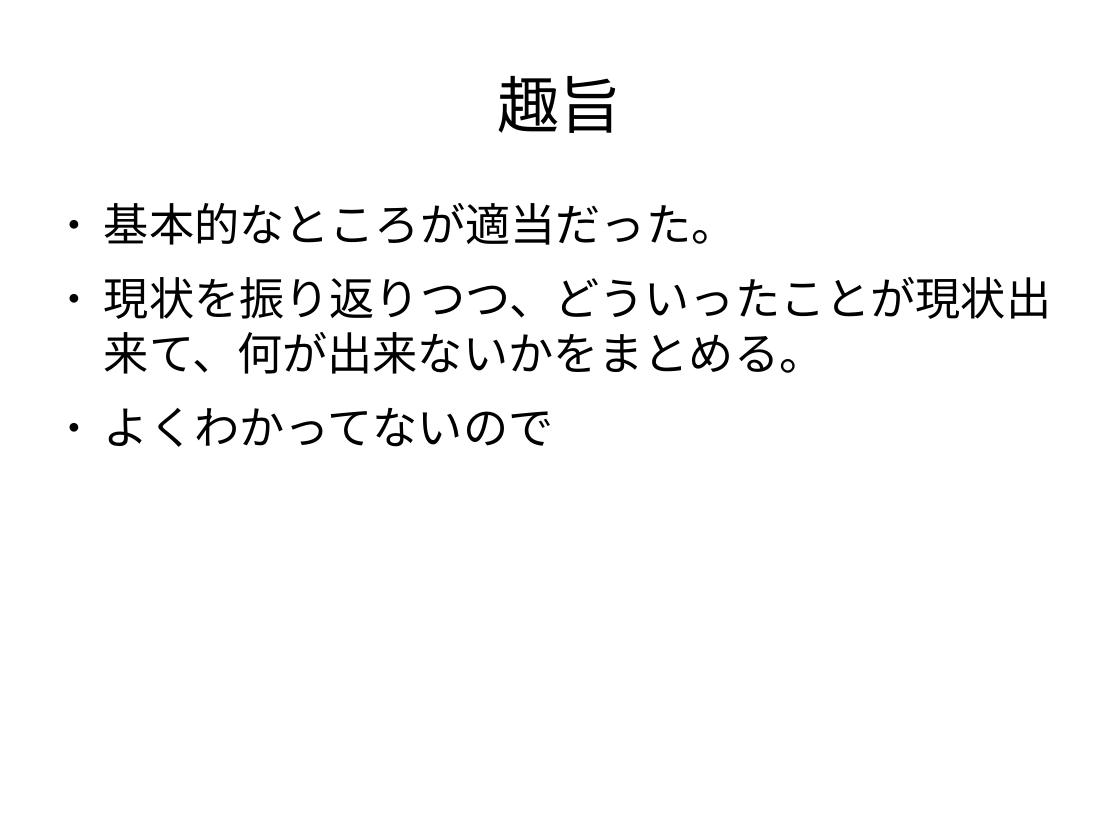
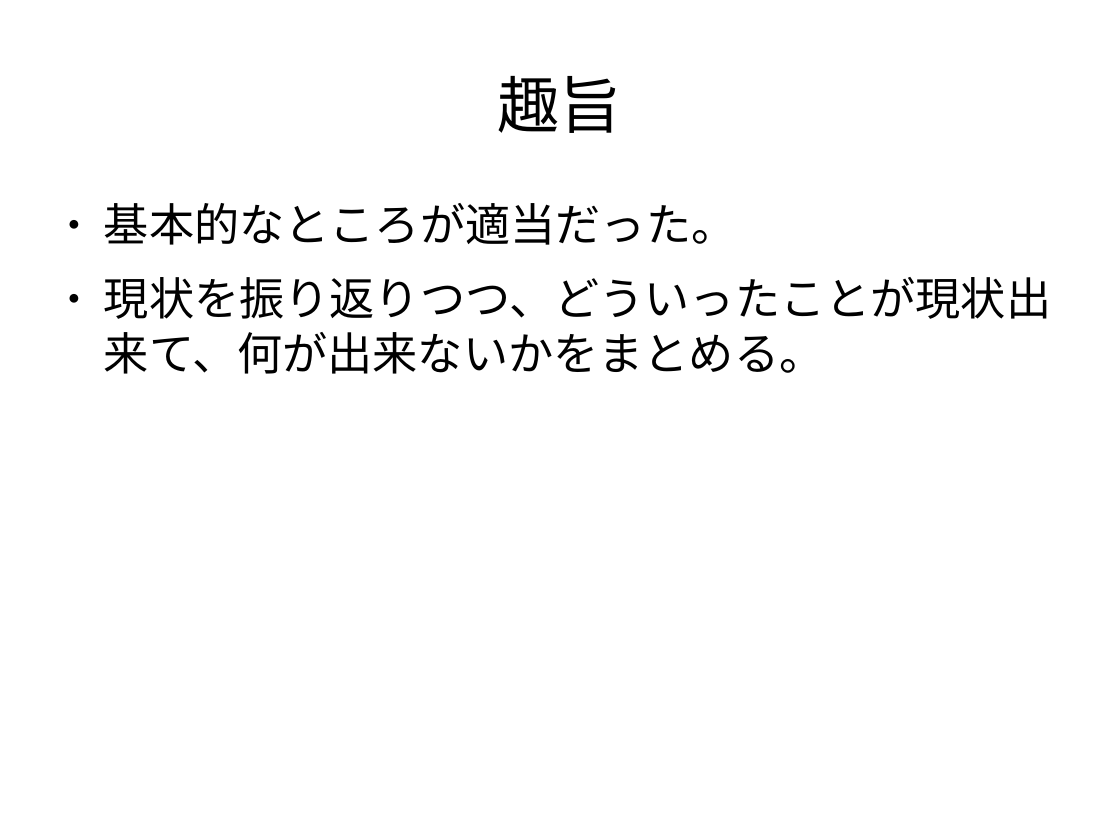
Before and after one commit to s-mitu/RaspberryPi, a slide deck: slide 3 of FreeBSD/Documents/RaspberryPi-20151030.odp. Drawn at 1120x840 pixels with LibreOffice and Linux fonts; fonts in the diff are those of the drawing. Boxes give left, top, right and bottom in pixels: in the first picture for what was removed or moved away, otherwise in the second. Text is boxed around its words. In the diff, an @@ line names an element or a change of style, - is before the commit and + after.

```diff
--- a/FreeBSD/Documents/RaspberryPi-20151030.odp
+++ b/FreeBSD/Documents/RaspberryPi-20151030.odp
@@ text at [104, 408, 553, 447]: paragraph removed @@
-● よくわかってないので
```
Also in this commit, not shown: 1 other slide changed, 5 slides added.
